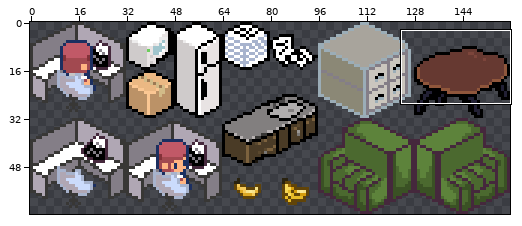
Two states of a sprite sheet, monkeybusinessgame/art_assets/office_art.png. Above, an overview of the earlier version with the close-up marked.
Close-up. Before the edit:
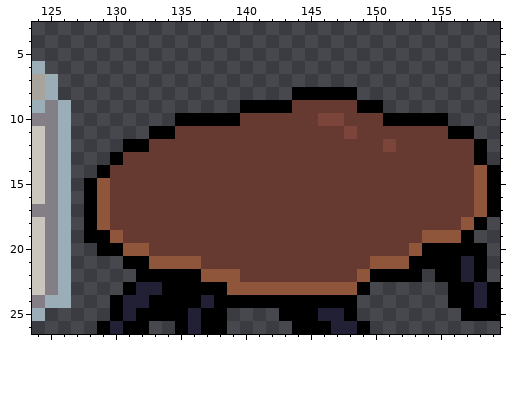
The file is 160x64 pixels. Pixels under 10% opacity are left out. Colours within 5 levels of each other are drawn and written as one. Shown: x 124..159, y 3..26.
The result:
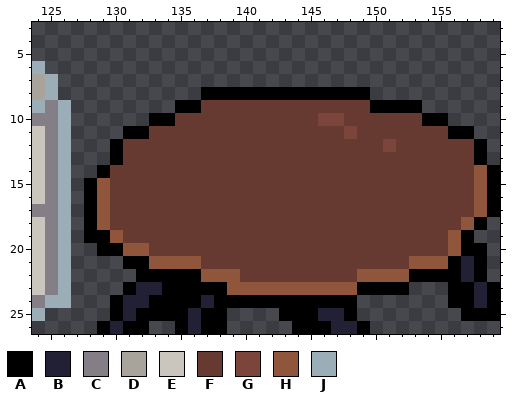
Palette (. is transparent): A #000000  B #222034  C #847e87  D #a8a49c  E #cac6be  F #663931  G #7c453b  H #8f563b  J #9badb7
The exact change:
@@ x 124..159 @@
  7 DJ..................................
- 8 DJ..................AAAAA...........
- 9 JCJ.............AAAAFFFFFAA.........
-10 CCJ........AAAAAFFFFFFGGFFFAAAAA....
-11 ECJ......AAFFFFFFFFFFFFFGFFFFFFFAA..
-12 ECJ....AAFFFFFFFFFFFFFFFFFFGFFFFFFA.
+ 8 DJ...........AAAAAAAAAAAAA..........
+ 9 JCJ........AAFFFFFFFFFFFFFAAAA......
+10 CCJ......AAFFFFFFFFFFFGGFFFFFFAA....
+11 ECJ....AAFFFFFFFFFFFFFFFGFFFFFFFAA..
+12 ECJ...AFFFFFFFFFFFFFFFFFFFFGFFFFFFA.
 13 ECJ...AFFFFFFFFFFFFFFFFFFFFFFFFFFFA.
@@ x 148..158 @@
 18 FFFFFFFFFHA
-19 FFFFFFHHHA.
-20 FFFFFHAAAAA
-21 FFHHHAAAABA
-22 FHAAAA.AABA
-23 HA......AAB
+19 FFFFFFFFHA.
+20 FFFFFFFFHAA
+21 FFFFFHHHABA
+22 FHHHHAAAABA
+23 HAAAA...AAB
 24 A.......AAB
Boxes around the changes in both close-ups, in picture pixels (x1, y1, x2, y2):
changed: (110, 87, 292, 152)
changed: (357, 87, 422, 126)
changed: (370, 230, 461, 295)
